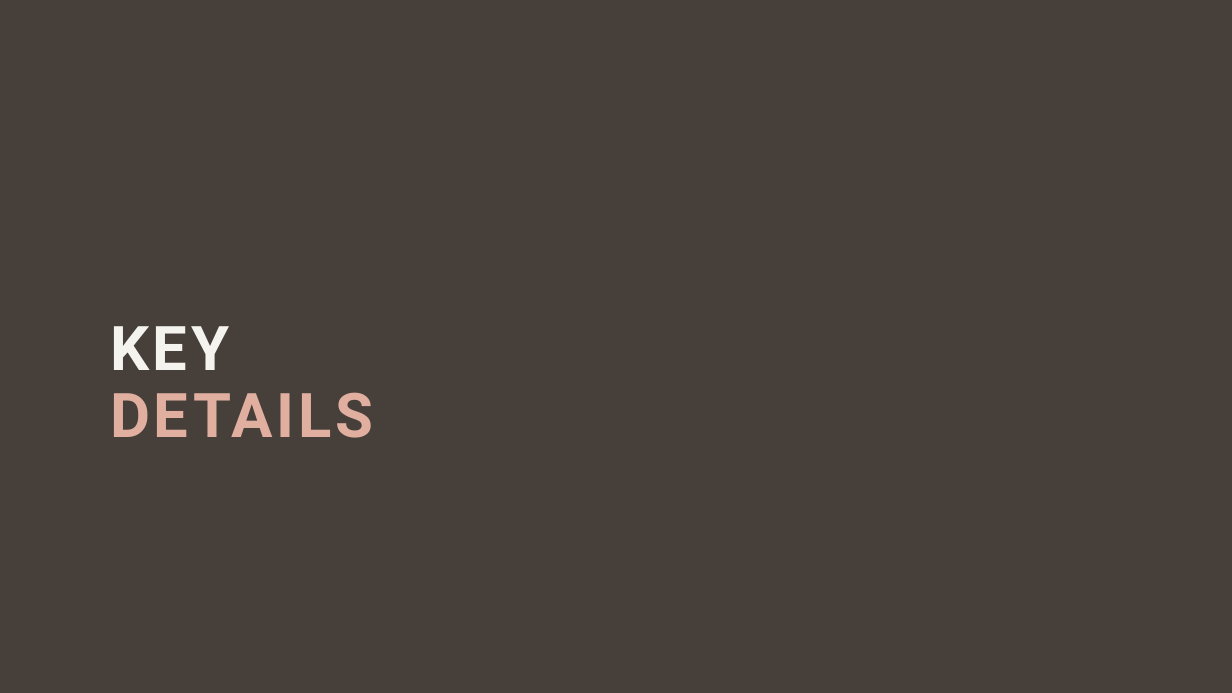
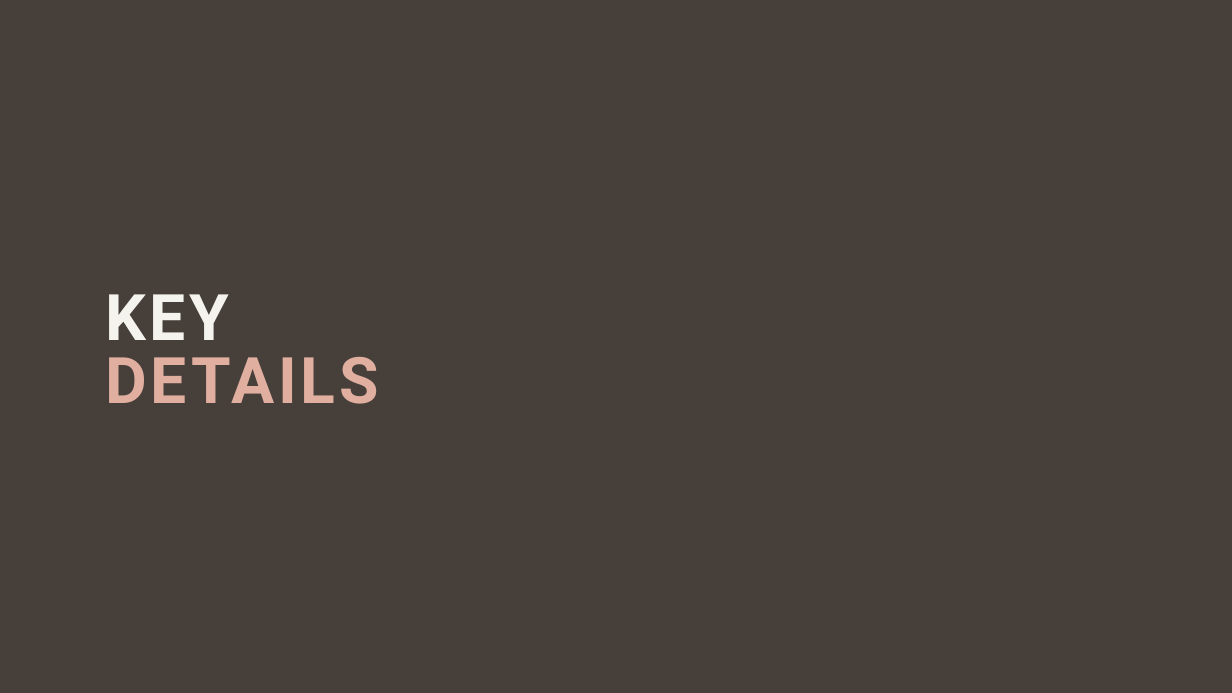
Before and after one commit to giovanniligato/E91-Protocol, a slide deck: slide 12 of Slides/E91 Protocol.pptx (slide 13 before the commit). Drawn at 1232x693 pixels with LibreOffice and Linux fonts; fonts in the diff are those of the drawing. Boxes give left, top, right and bottom in pixels: in the first picture for what was removed or moved away, otherwise in the second. Text is boxed around its words. In the diff, an @@ line names an element or a change of style, - is before the commit and + after.

```diff
--- a/Slides/E91 Protocol.pptx
+++ b/Slides/E91 Protocol.pptx
@@ text "KEY": place and size @@
-text "KEY" at <box>110,326,229,370</box>
+text "KEY" at <box>105,294,229,340</box>
@@ text "KEY" at <box>105,294,229,340</box>: size 48 to 50 pt @@
@@ text "DETAILS": place and size @@
-text "DETAILS" at <box>110,392,373,438</box>
+text "DETAILS" at <box>105,357,378,404</box>
@@ text "DETAILS" at <box>105,357,378,404</box>: size 48 to 50 pt @@
```
Also in this commit, not shown: 15 other slides changed, 3 slides removed, 3 other files.
